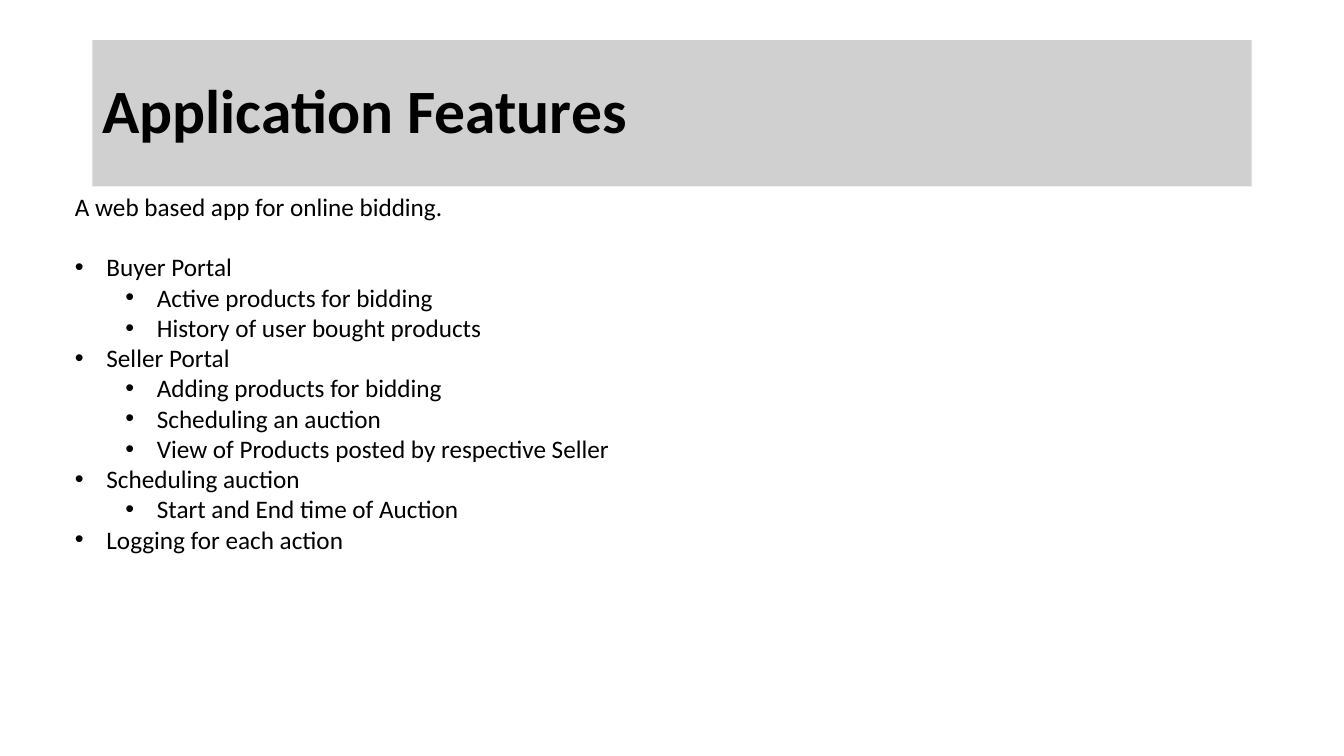
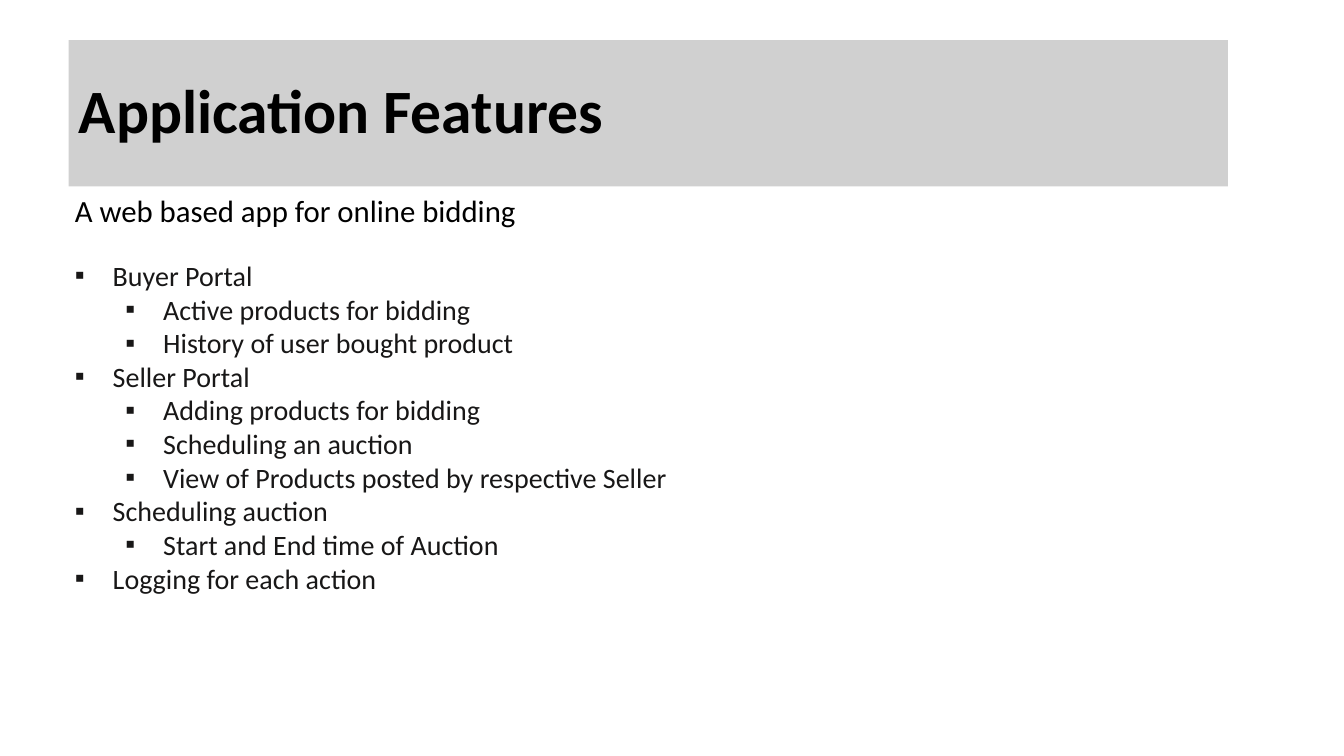
Before and after one commit to Sanul-Raskar/online-auction, a slide deck: slide 3 of documents/Codefury_2020.pptx. Drawn at 1344x756 pixels with LibreOffice and Linux fonts; fonts in the diff are those of the drawing; grey boxes stand for pictures; background and template pictures are left out. Boxes give left, top, right and bottom in pixels: in the first picture for what was removed or moved away, otherwise in the second. Text is boxed around its words. In the diff, an @@ line names an element or a change of style, - is before the commit and + after.

Commit message:
Changes Updated In PPt

```diff
--- a/documents/Codefury_2020.pptx
+++ b/documents/Codefury_2020.pptx
@@ picture "Application Features": place and size @@
-picture "Application Features" at [93,40,1252,187]
+picture "Application Features" at [69,40,1228,187]
@@ text at [75,200,515,228]: text changed; size 18 to 22 pt @@
-A web based app for online bidding.
+A web based app for online bidding
@@ text at [113,266,666,594]: size 18 to 20 pt, text colour #000000 to #181717 in "Buyer Portal", "Active products for bidding", "Seller Portal", "Adding products for bidding" and 5 more places; bullet • to ▪ @@
@@ text at [163,333,513,358]: text changed; size 18 to 20 pt; text colour #000000 to #181717 @@
-  • History of user bought products
+  ▪ History of user bought product
```
Also in this commit, not shown: 2 other slides changed.
